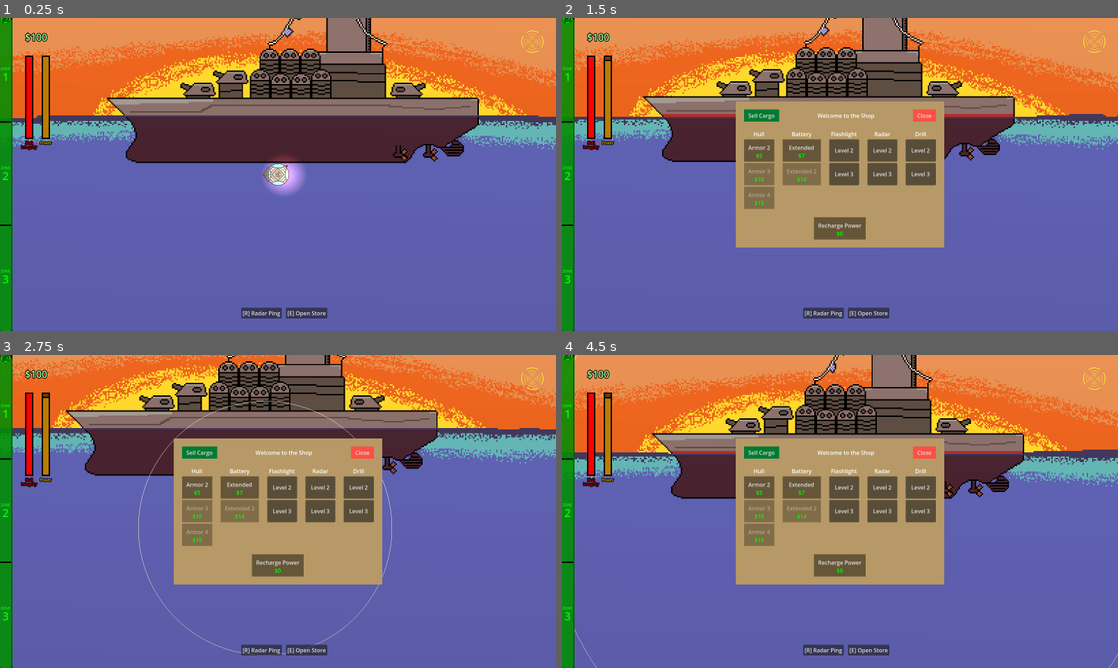
Above: before the commit, frames 1-4 (two rows, left to right).
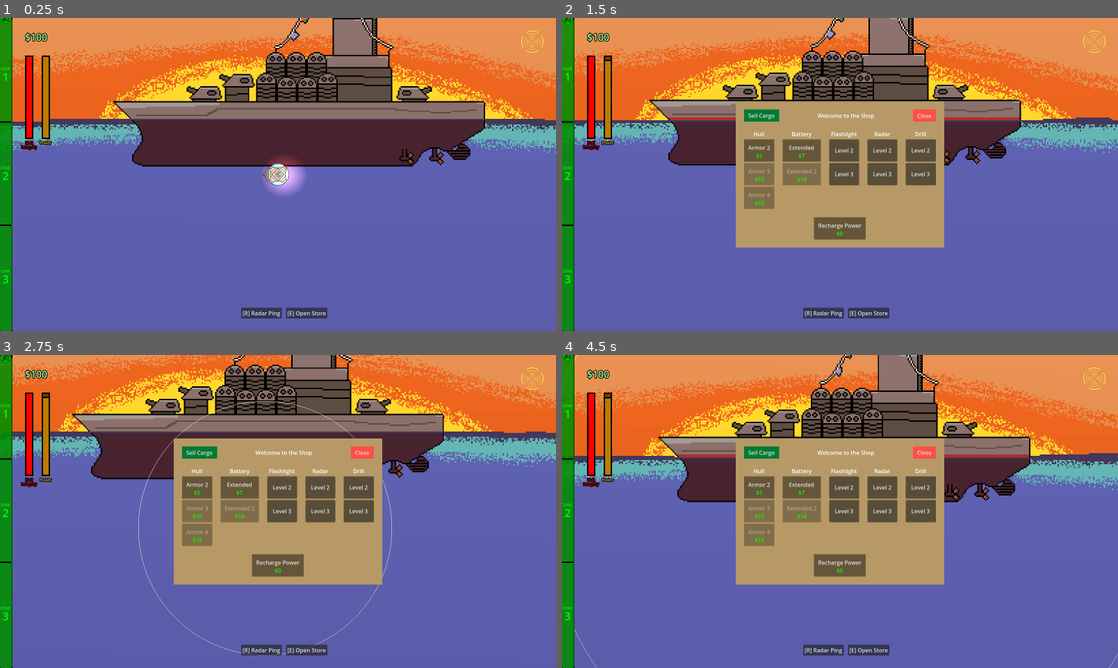
Above: after the commit, the same moments.

Repository: deruitda/ludum-dare-57
Game: Godot game, scene res://scenes/main.tscn
Two runs of this game, one before a commit and one after it. Both use one fixed random seed, a clock stepped at 60 frames per second and the inputs below.
Inputs:
- Up to frame 1 (0.25 s): no input
- Up to frame 2 (1.5 s): tap Enter at 0.5 s; hold D (move_right) 0.53-1.28 s; tap R at 0.6 s; hold S (move_down) from 1.28 s (still down); tap E at 1.35 s
- Up to frame 3 (2.75 s): release S (move_down) at 2.03 s; hold D (move_right) from 2.03 s (still down); tap F at 2.1 s
- Up to frame 4 (4.5 s): release D (move_right) at 2.78 s; hold W (move_up) 2.78-3.53 s; tap R at 2.85 s; hold A (move_left) from 3.53 s (still down); tap E at 3.6 s; tap F at 4.35 s

The runs differ from the first frame. In frame 1, 15% of the frame differs, in the area x 0-100%, y 0-49%; in frame 2, 13%; in frame 3, 13%; in frame 4, 13%.

Commit message:
respawn on death

Diff:
--- /dev/null
+++ b/checkpoint.gd
@@ -0,0 +1,9 @@
+extends Node2D
+class_name Checkpoint
+
+@export var area_2ds: Array[Area2D]
+@onready var has_entered: bool = false
+@onready var spawn_location: Node2D = $SpawnLocation
+
+func get_spawn_position() -> Vector2:
+	return global_position
--- /dev/null
+++ b/respawner.gd
@@ -0,0 +1,5 @@
+extends Node2D
+class_name Respawner
+
+@export var current_checkpoint: Checkpoint
+@export var submarine: Node2D
--- /dev/null
+++ b/scenes/core/checkpoint.tscn
@@ -0,0 +1,6 @@
+[gd_scene load_steps=2 format=3 uid="uid://b545gpw6lx5g8"]
+
+[ext_resource type="Script" uid="uid://31t257xssl7o" path="res://checkpoint.gd" id="1_uue34"]
+
+[node name="Checkpoint" type="Node2D"]
+script = ExtResource("1_uue34")
--- a/scenes/main.tscn
+++ b/scenes/main.tscn
@@ -12,6 +12,7 @@
 [ext_resource type="PackedScene" uid="uid://cwaak0mkvaijg" path="res://scenes/boat_shop/boat_shop.tscn" id="10_gads5"]
 [ext_resource type="PackedScene" uid="uid://cws16jfeq8cd2" path="res://scenes/submarine/submarine.tscn" id="11_r5pac"]
 [ext_resource type="PackedScene" uid="uid://ce0kl0dk0xdtq" path="res://scenes/core/audio_controller.tscn" id="12_1jpr6"]
+[ext_resource type="PackedScene" uid="uid://b545gpw6lx5g8" path="res://scenes/core/checkpoint.tscn" id="13_trceg"]
 
 [sub_resource type="Gradient" id="Gradient_sclgi"]
 
@@ -77,11 +78,15 @@
 position = Vector2(4066, -627)
 scale = Vector2(3.92, 3.92)
 
-[node name="Submarine" parent="." instance=ExtResource("11_r5pac")]
+[node name="Submarine" parent="." node_paths=PackedStringArray("checkpoint") instance=ExtResource("11_r5pac")]
 visibility_layer = 3
-position = Vector2(4241, 29)
+position = Vector2(4223, 19)
+checkpoint = NodePath("../Checkpoint")
 
 [node name="Camera2D" type="Camera2D" parent="Submarine"]
 
 [node name="audio_controller" parent="Submarine" instance=ExtResource("12_1jpr6")]
 position = Vector2(-1408, -40)
+
+[node name="Checkpoint" parent="." instance=ExtResource("13_trceg")]
+position = Vector2(4168, 20)
--- a/scenes/radar/ping.gd
+++ b/scenes/radar/ping.gd
@@ -4,6 +4,7 @@
 @export var ping_time: int = 5
 @onready var light: PointLight2D = $PointLight2D
 @onready var timer: Timer = $Timer
+@onready var audio_stream_player_2d: AudioStreamPlayer2D = $AudioStreamPlayer2D
 
 var light_color: Color = Color.WHITE
 
@@ -17,6 +18,7 @@
 	timer.start(ping_time)
 	light.color = light_color
 	light.enabled = true
+	audio_stream_player_2d.play()
 
 func stop_ping():
 	self.queue_free()
--- a/scenes/radar/ping.tscn
+++ b/scenes/radar/ping.tscn
@@ -1,6 +1,7 @@
-[gd_scene load_steps=4 format=3 uid="uid://bjdqy7cj7yro6"]
+[gd_scene load_steps=5 format=3 uid="uid://bjdqy7cj7yro6"]
 
 [ext_resource type="Script" uid="uid://4i5hdw8u381c" path="res://scenes/radar/ping.gd" id="1_l8n85"]
+[ext_resource type="AudioStream" uid="uid://jjfl8p4ljuin" path="res://assets/audio/sfx/Radar_response.wav" id="2_l8n85"]
 
 [sub_resource type="Gradient" id="Gradient_mr0jt"]
 colors = PackedColorArray(1, 1, 1, 1, 0, 0, 0, 1)
@@ -14,6 +15,9 @@
 script = ExtResource("1_l8n85")
 
 [node name="AudioStreamPlayer2D" type="AudioStreamPlayer2D" parent="."]
+stream = ExtResource("2_l8n85")
+volume_db = 3.748
+pitch_scale = 3.3
 
 [node name="PointLight2D" type="PointLight2D" parent="."]
 color = Color(0.851774, 0.943908, 0, 1)
--- a/scenes/submarine/hull/hull.gd
+++ b/scenes/submarine/hull/hull.gd
@@ -10,8 +10,6 @@
 @onready var is_destroyed: bool = false
 @onready var decaying_potential_health_loss: float = 0.0
 @onready var is_beyond_depth_threshold: bool = false
-
-signal hull_destroyed
 
 func _ready() -> void:
 	SignalBus.purchase_completed.connect(_shop_item_purchased)
@@ -66,8 +64,7 @@
 
 	if health == 0.0 and not is_destroyed:
 		is_destroyed = true
-		SignalBus.submarine_destroyed.emit()
-		hull_destroyed.emit()
+		SignalBus.hull_destroyed.emit()
 
 func _on_decay_health_pulse_timer_timeout() -> void:
 	remove_health(decaying_potential_health_loss)
--- a/scenes/submarine/submarine_body.gd
+++ b/scenes/submarine/submarine_body.gd
@@ -3,6 +3,7 @@
 @export var velocity_component: VelocityComponent
 @export var edge_detector: EdgeDetector
 @export var hull: Hull
+@export var checkpoint: Checkpoint
 
 @onready var current_depth: float
 @onready var direction_input: Vector2 = Vector2.ZERO
@@ -23,6 +24,14 @@
 
 	velocity_component.apply_move(direction_input, delta)
 	velocity_component.do_character_move(self)
+
+func _ready() -> void:
+	SignalBus.connect("hull_destroyed", do_respawn)
+
+func do_respawn():
+	if checkpoint:
+		hull.repair_hull()
+		global_position = checkpoint.get_spawn_position()
 
 func modulate_jet_light():
 	var current_energy = jet_light.energy
@@ -54,10 +63,6 @@
 	elif left_right_vector == Vector2.RIGHT:
 		rotation_degrees = 180.0
 
-func _ready() -> void:
-	pass # Replace with function body.
-
-
 
 func _on_down_ray_cast_2d_on_collision() -> void:
 	velocity_component.apply_collision(Vector2.DOWN)
Not shown, added: checkpoint.gd.uid
Not shown, added: respawner.gd.uid
Not shown: 1 places in scenes/main.tscn that only renumber resources
